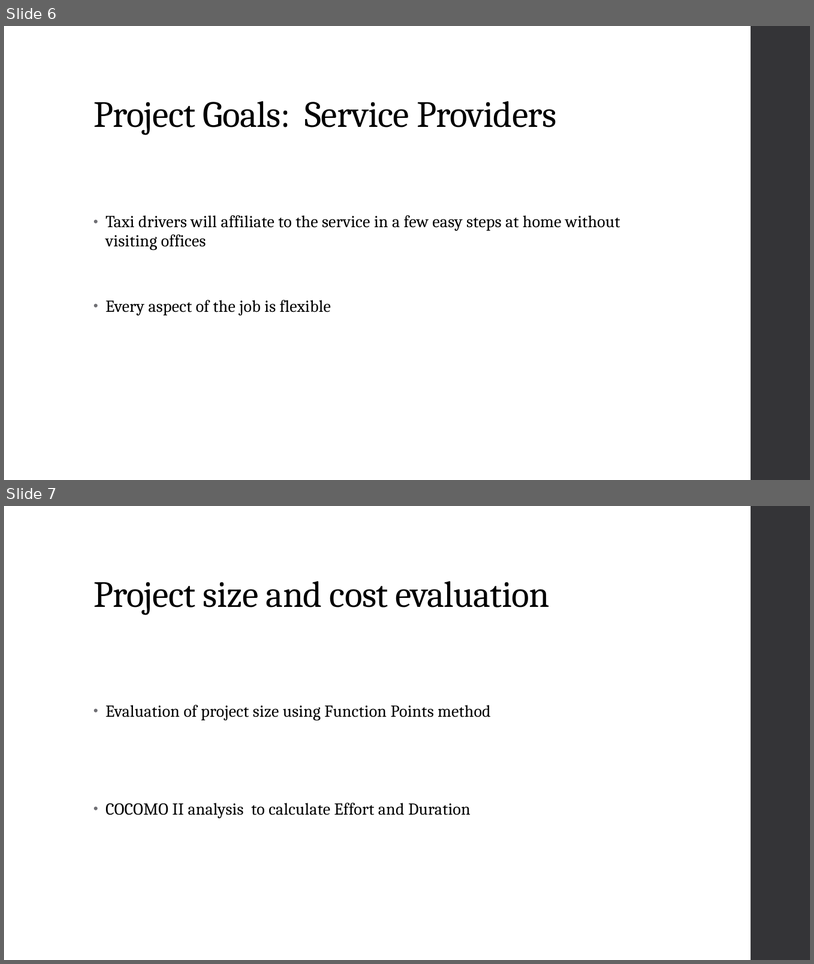
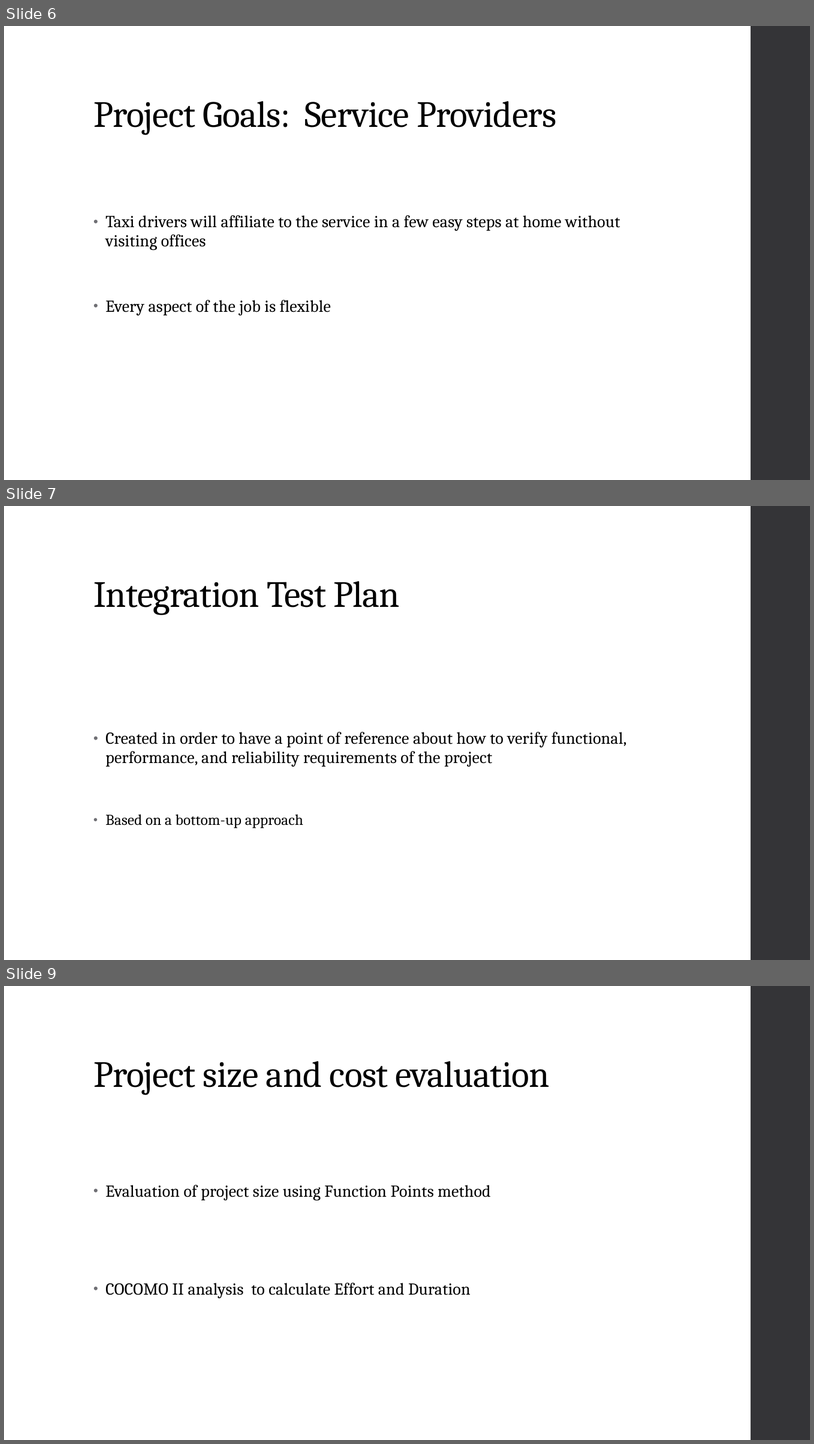
Before and after one commit to RiccardoDeTogni/BucciDeTogniTaxiService, a slide deck: Slides.pptx. Shown one above the other, each under a label of ours: slides 6 and 7 before the commit, slides 6, 7 and 9 after it; the slides between them are not shown. The pictures are 814x964 and 814x1444 pixels, drawn with LibreOffice and Linux fonts; fonts in the diff are those of the drawing. Boxes give left, top, right and bottom in pixels: in the first picture for what was removed or moved away, otherwise in the second. Text is boxed around its words. In the diff, an @@ line names an element or a change of style, - is before the commit and + after.

Commit message:
slides integration

```diff
--- a/Slides.pptx
+++ b/Slides.pptx
@@ slide 7 added at bbox=[4, 506, 810, 960], background #FFFFFF; not listed: 1 template element that a slide beside it also shows @@
@@ title added at bbox=[93, 581, 401, 615], 44 pt, text #000000 @@
+Integration Test Plan
@@ text added at bbox=[105, 732, 627, 828], 20 pt, text #000000 @@
+• Created in order to have a point of reference about how to verify functional, performance, and reliability requirements of the project
+• Based on a bottom-up approach
@@ what was slide 7 is now slide 9 @@
```
Also in this commit, not shown: 2 other slides added.
